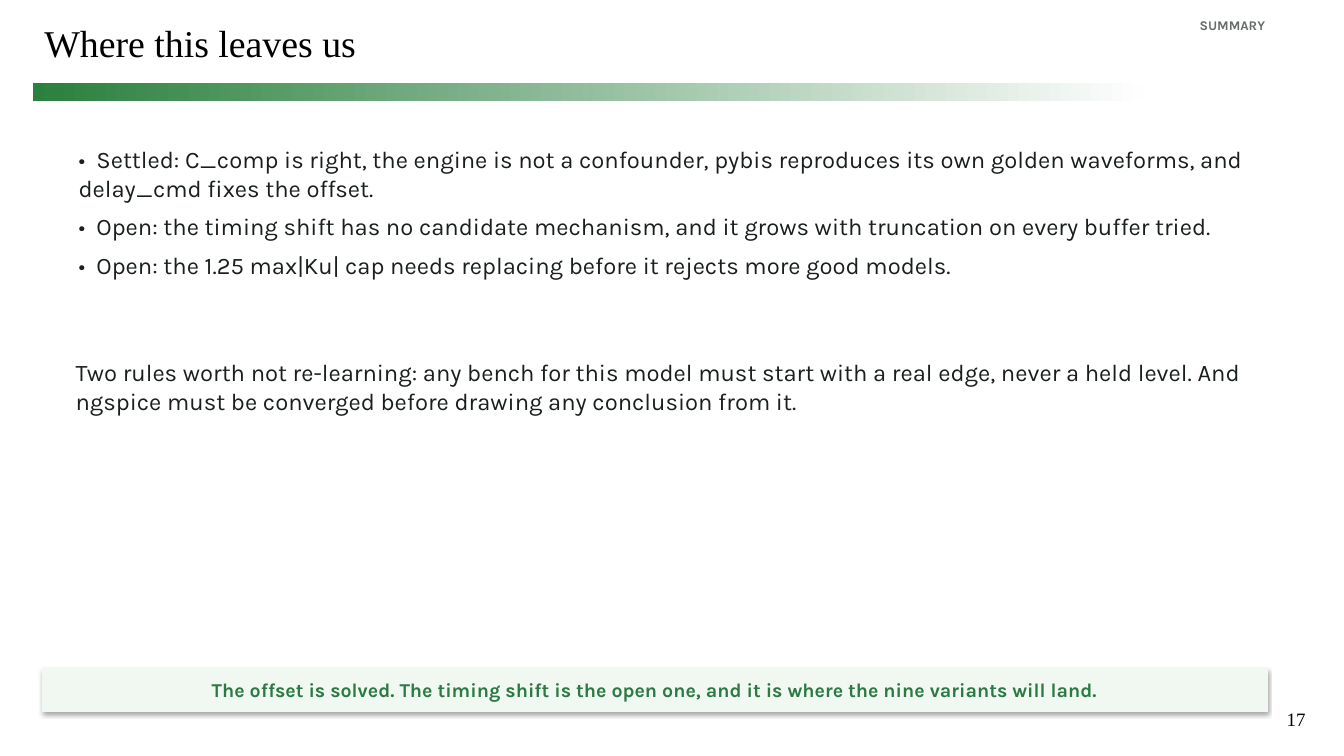
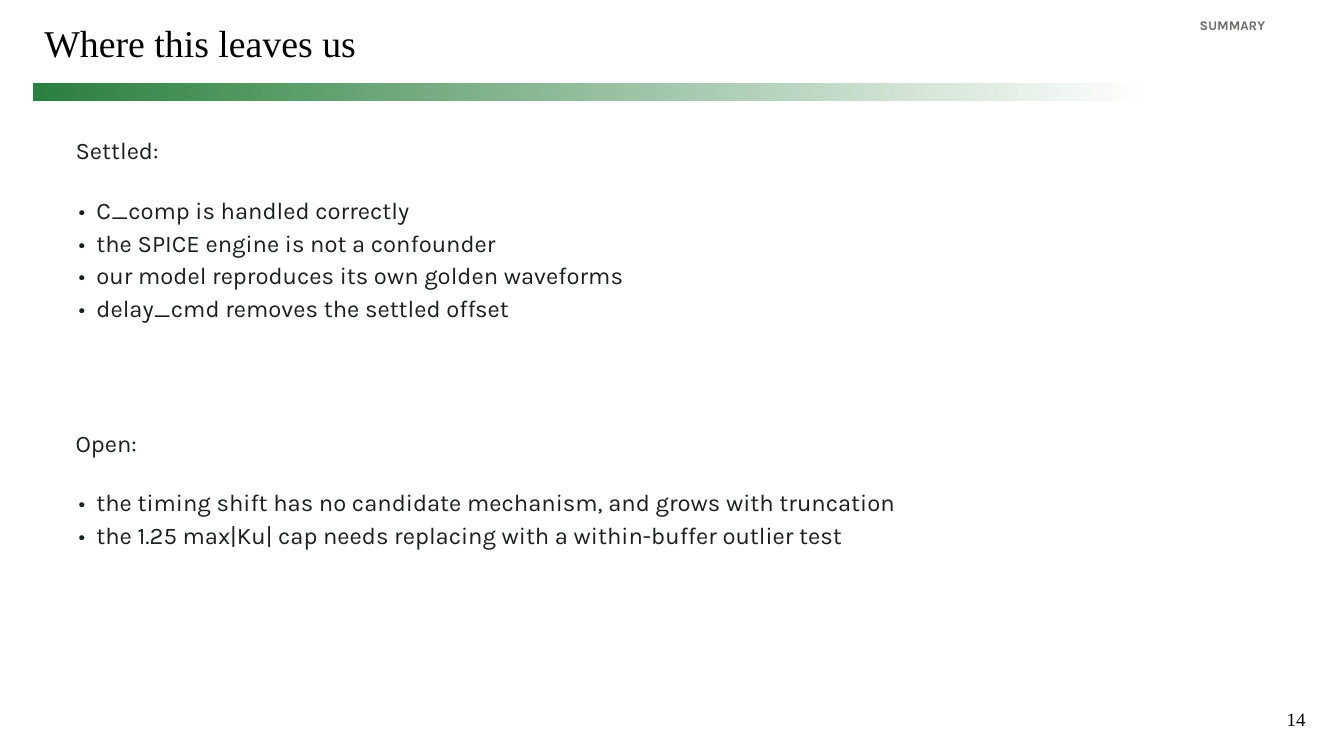
Before and after one commit to simon9721/ibis_comparison, a slide deck: slide 14 of results/meeting_deck_2026-09-04/ibis_pybis_status_2026-09-04.pptx (slide 17 before the commit). Drawn at 1344x756 pixels with LibreOffice and Linux fonts; fonts in the diff are those of the drawing. Boxes give left, top, right and bottom in pixels: in the first picture for what was removed or moved away, otherwise in the second. Text is boxed around its words. In the diff, an @@ line names an element or a change of style, - is before the commit and + after.

```diff
--- a/results/meeting_deck_2026-09-04/ibis_pybis_status_2026-09-04.pptx
+++ b/results/meeting_deck_2026-09-04/ibis_pybis_status_2026-09-04.pptx
@@ text at (76,142,159,160): text changed @@
-• Settled: C_comp is right, the engine is not a confounder, pybis reproduces its own golden waveforms, and delay_cmd fixes the offset.
-• Open: the timing shift has no candidate mechanism, and it grows with truncation on every buffer tried.
-• Open: the 1.25 max|Ku| cap needs replacing before it rejects more good models.
+Settled:
@@ text at (96,202,623,323): text changed @@
-Two rules worth not re-learning: any bench for this model must start with a real edge, never a held level. And ngspice must be converged before drawing any conclusion from it.
+• C_comp is handled correctly
+• the SPICE engine is not a confounder
+• our model reproduces its own golden waveforms
+• delay_cmd removes the settled offset
@@ text added at (76,437,137,458), 17 pt, text #191F1C @@
+Open:
@@ text added at (96,494,894,550), 17 pt, text #191F1C @@
+• the timing shift has no candidate mechanism, and grows with truncation
+• the 1.25 max|Ku| cap needs replacing with a within-buffer outlier test
@@ rectangle removed at (42,668,1267,712) @@
-The offset is solved. The timing shift is the open one, and it is where the nine variants will land.
@@ page number at (1287,713,1306,726): text changed @@
-17
+14
```
Also in this commit, not shown: 7 other slides changed, 6 slides added, 9 slides removed, 14 other files.
